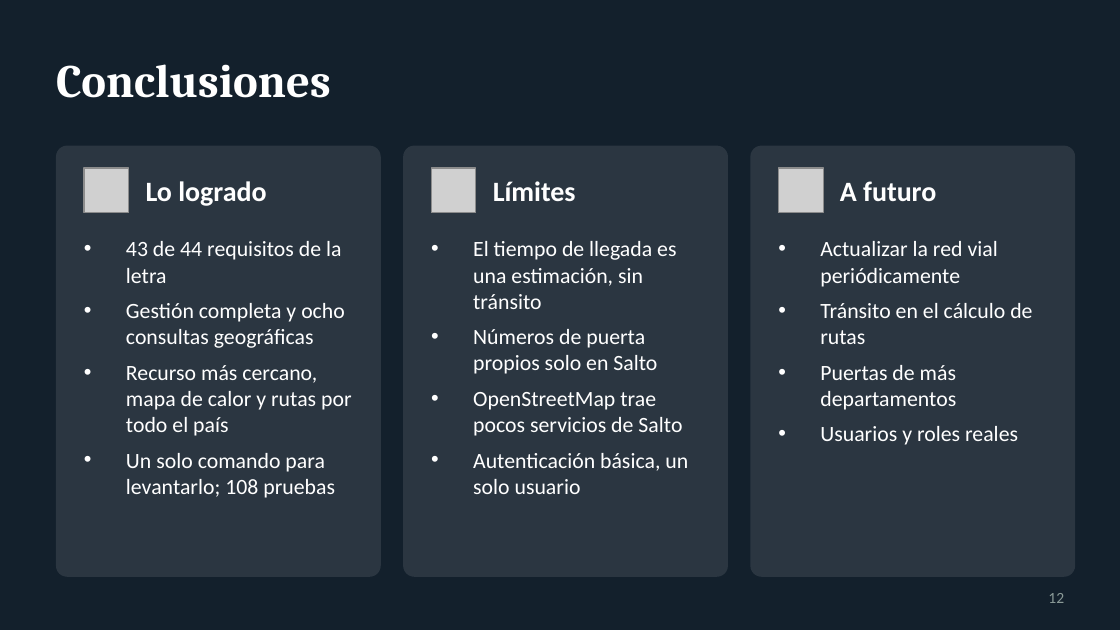
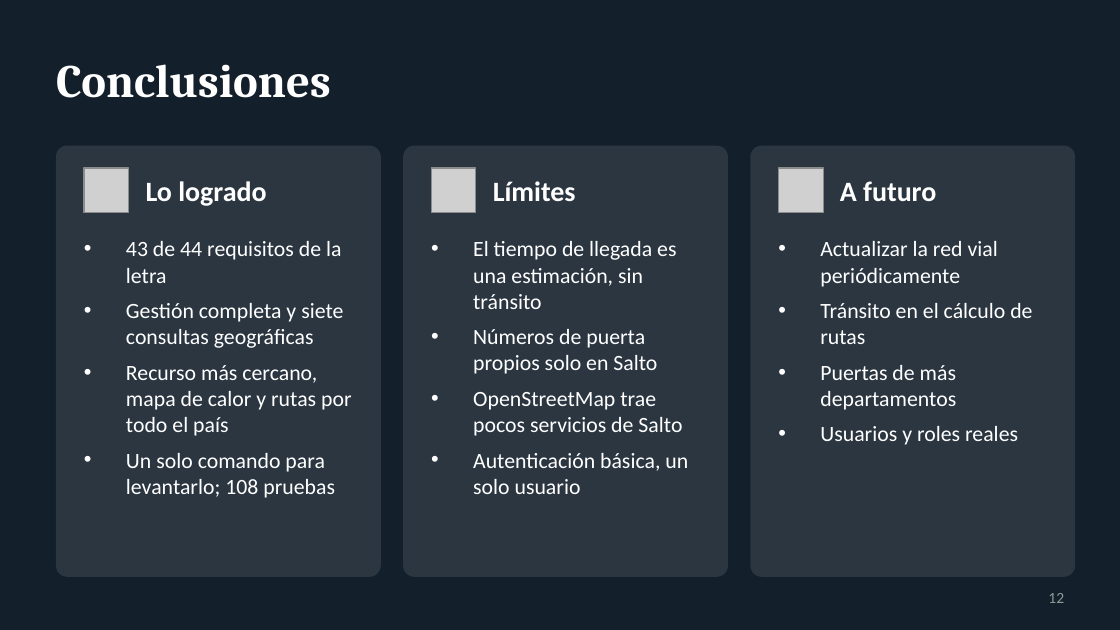
Before and after one commit to Facu185/geotravel, a slide deck: slide 12 of docs/defensa/UrbanSafe_defensa_nueva.pptx. Drawn at 1120x630 pixels with LibreOffice and Linux fonts; fonts in the diff are those of the drawing; grey boxes stand for pictures. Boxes give left, top, right and bottom in pixels: in the first picture for what was removed or moved away, otherwise in the second. Text is boxed around its words. In the diff, an @@ line names an element or a change of style, - is before the commit and + after.

Commit message:
Docs: siete consultas, zonas superponibles y guion de pgRouting
- Corrige "ocho consultas" a siete (la de concentración no existe) en
  borrador.md, el artículo .docx y la presentación .pptx.
- Quita la afirmación de que las zonas no se superponen (README, seed.sql,
  CONTRIBUTING): sí pueden superponerse, decisión del tutor.
- Artículo: zoom de agrupamiento a 13 y arreglo de estilos inválidos en el
  .docx que impedían abrirlo en Word.
- Checklist de requerimientos reescrito con los 44 puntos de la letra.
- Diagramas de arquitectura y MER actualizados (migraciones V1 a V7).
- Nuevo docs/guion_monitoreo.md que explica cómo se construyó el ruteo con
  pgRouting.
- AnalisisVial.java: solo se corrige un comentario.

```diff
--- a/docs/defensa/UrbanSafe_defensa_nueva.pptx
+++ b/docs/defensa/UrbanSafe_defensa_nueva.pptx
@@ text at [126, 303, 343, 348]: text changed @@
-• Gestión completa y ocho consultas geográficas
+• Gestión completa y siete consultas geográficas
```
Also in this commit, not shown: 1 other slide changed, 10 other files.
